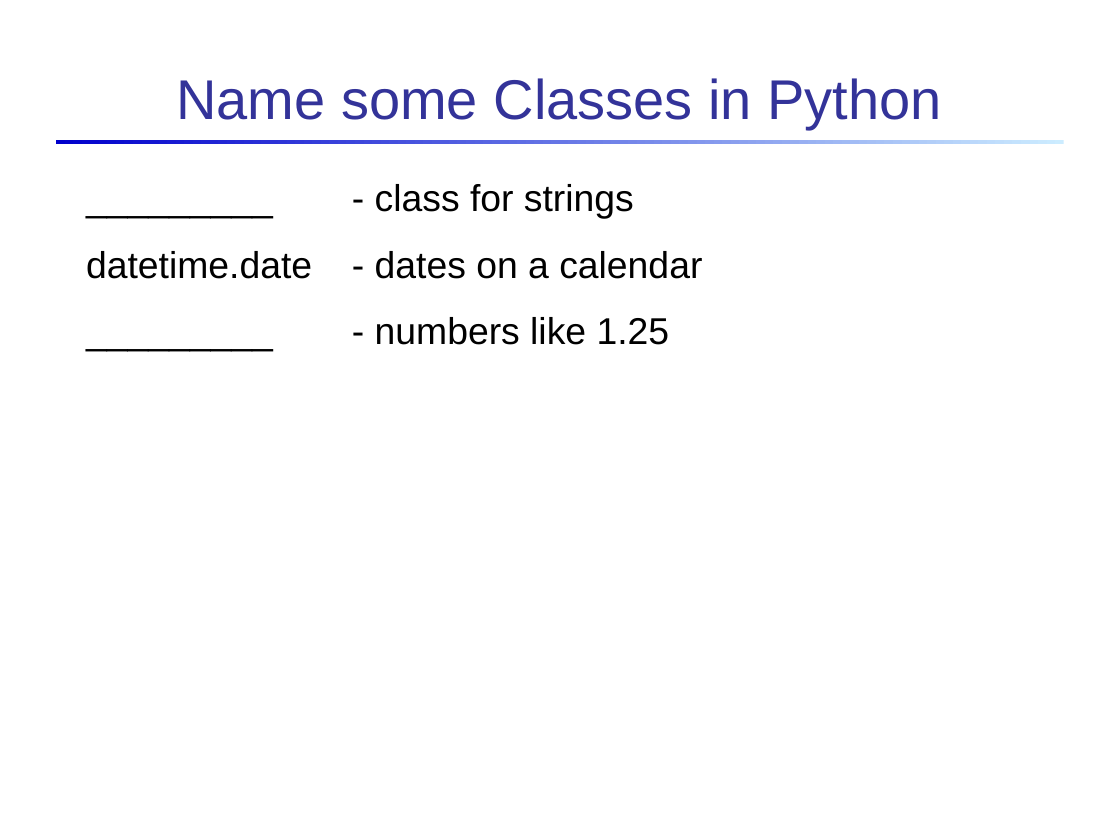
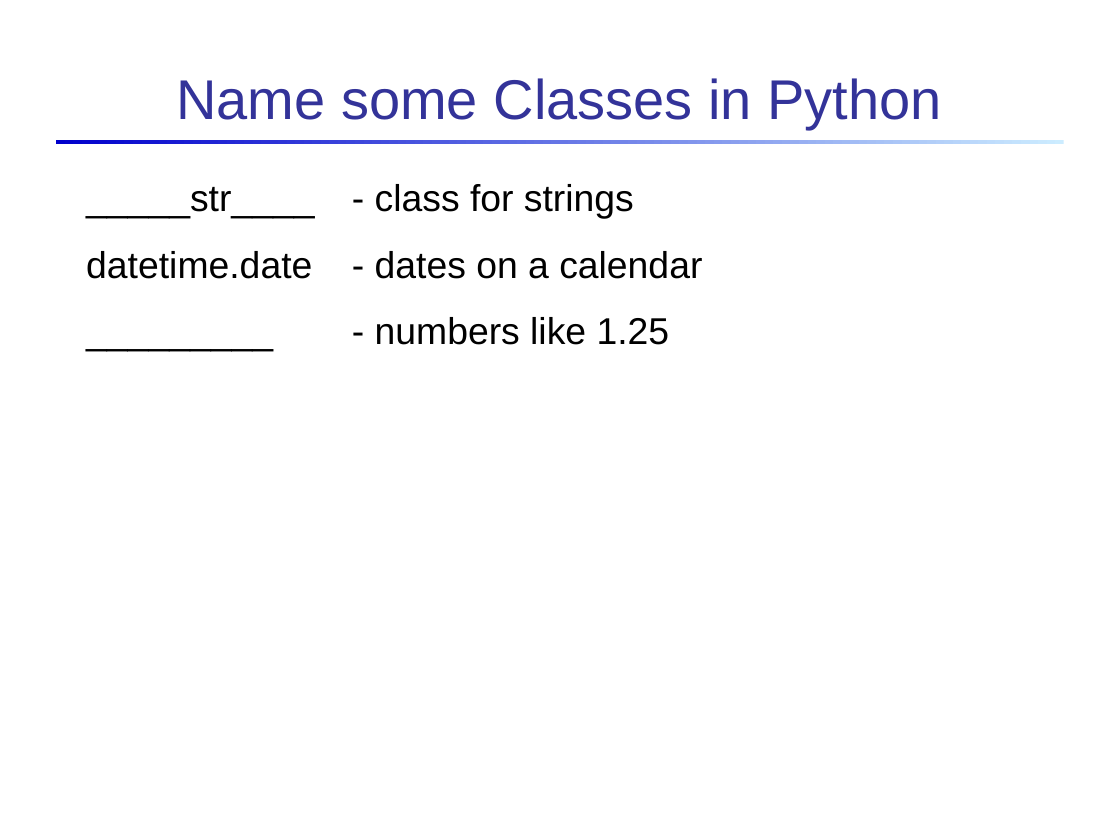
Before and after one commit to skeoop/skeoop.github.io, a slide deck: slide 14 of intro/Intro-to-Objects-Classes.ppt. Drawn at 1120x840 pixels with LibreOffice and Linux fonts; fonts in the diff are those of the drawing. Boxes give left, top, right and bottom in pixels: in the first picture for what was removed or moved away, otherwise in the second. Text is boxed around its words. In the diff, an @@ line names an element or a change of style, - is before the commit and + after.

```diff
--- a/intro/Intro-to-Objects-Classes.ppt
+++ b/intro/Intro-to-Objects-Classes.ppt
@@ text at (86, 184, 634, 218): text changed @@
-_________ - class for strings
+_____str____ - class for strings
```
Also in this commit, not shown: 3 other slides changed, 2 slides added, 2 other files.
